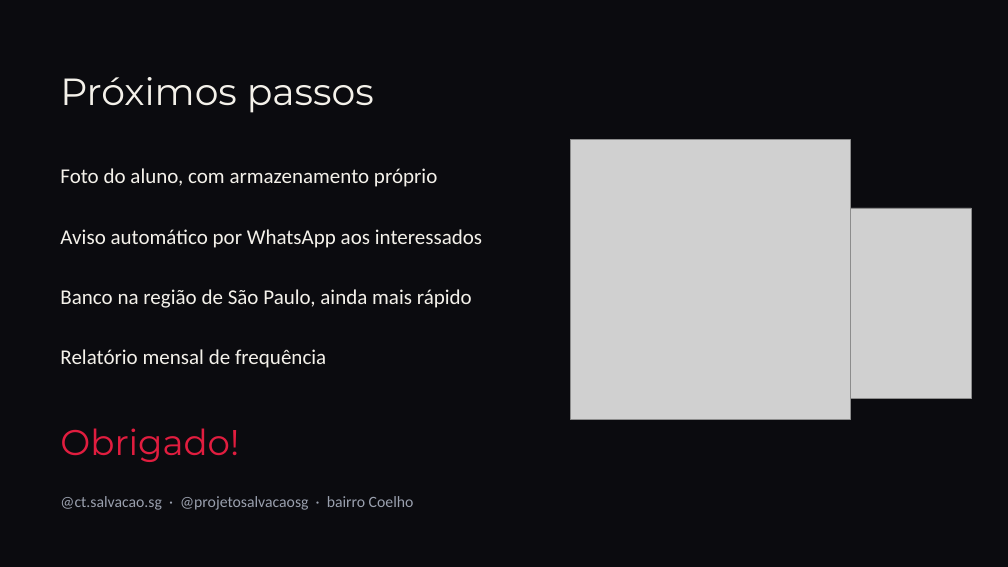
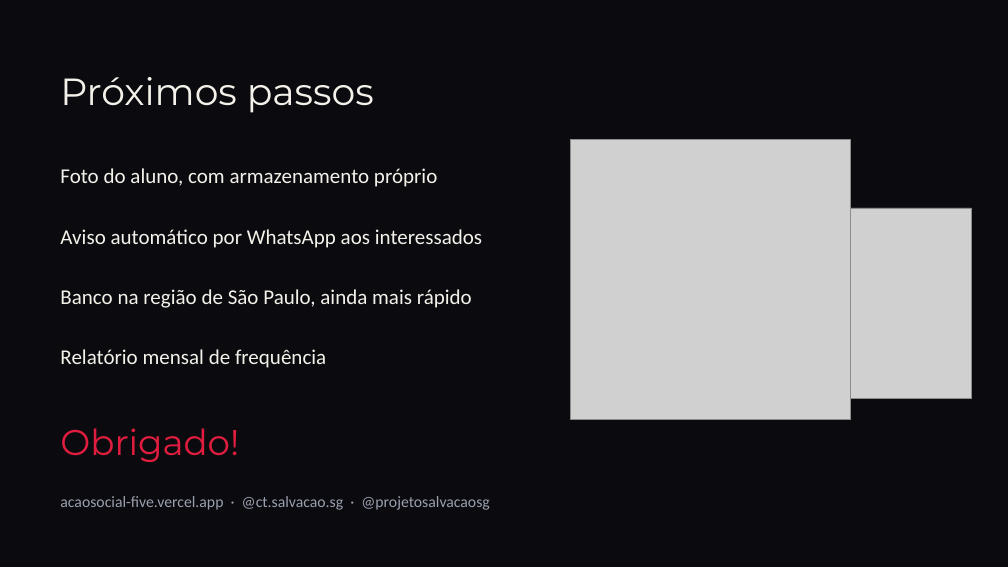
Before and after one commit to kaiozxs/acaosocial, a slide deck: slide 10 of docs/apresentacao-projeto-salvacao.pptx. Drawn at 1008x567 pixels with LibreOffice and Linux fonts; fonts in the diff are those of the drawing; grey boxes stand for pictures. Boxes give left, top, right and bottom in pixels: in the first picture for what was removed or moved away, otherwise in the second. Text is boxed around its words. In the diff, an @@ line names an element or a change of style, - is before the commit and + after.

Commit message:
Endereço do site publicado no README, manual e slides

```diff
--- a/docs/apresentacao-projeto-salvacao.pptx
+++ b/docs/apresentacao-projeto-salvacao.pptx
@@ text at box(60, 496, 489, 510): text changed @@
-@ct.salvacao.sg · @projetosalvacaosg · bairro Coelho
+acaosocial-five.vercel.app · @ct.salvacao.sg · @projetosalvacaosg
```
Also in this commit, not shown: 3 other files.
